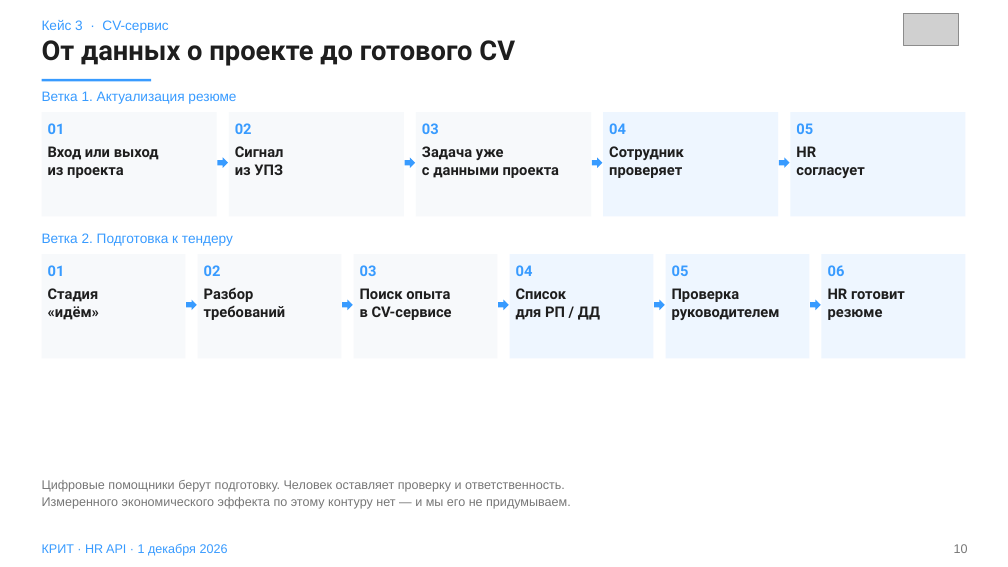
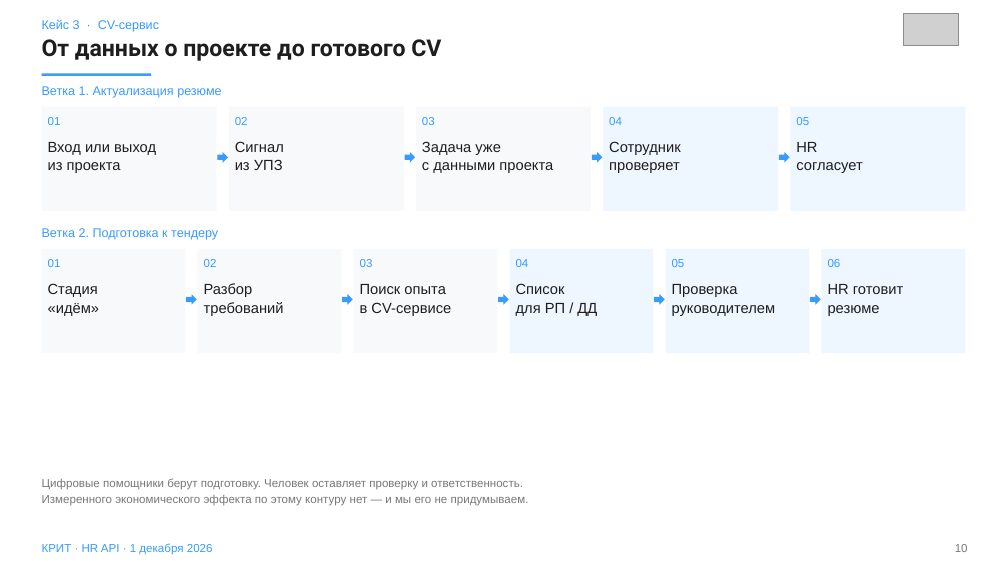
Before and after one commit to Nikisheva/html_krit, a slide deck: slide 10 of HR_API_KRIT_Nikisheva_2026.pptx. Drawn at 1008x567 pixels with LibreOffice and Linux fonts; fonts in the diff are those of the drawing; grey boxes stand for pictures. Boxes give left, top, right and bottom in pixels: in the first picture for what was removed or moved away, otherwise in the second. Text is boxed around its words. In the diff, an @@ line names an element or a change of style, - is before the commit and + after.

```diff
--- a/HR_API_KRIT_Nikisheva_2026.pptx
+++ b/HR_API_KRIT_Nikisheva_2026.pptx
@@ text "От данных о проекте до ..." at (42, 39, 441, 61): size 26 to 22 pt @@
@@ size 13 to 12 pt in 3 elements at (42, 19, 159, 32), (42, 86, 221, 98), (42, 228, 218, 240) @@
@@ size 14 to 11 pt, font Roboto to Arial, bold off in 11 elements at (48, 117, 61, 125), (235, 117, 248, 125), (422, 117, 435, 125), (609, 117, 622, 125), (796, 117, 809, 125), (48, 259, 61, 267), (204, 259, 217, 267), (360, 259, 373, 267), (516, 259, 529, 267), (672, 259, 685, 267), (828, 259, 841, 267) @@
@@ 12 rectangles, 9 right arrows: place and size @@
-12 rectangles, 9 right arrows at (42, 79, 966, 358)
+12 rectangles, 9 right arrows at (42, 73, 966, 353)
@@ font Roboto to Arial, bold off; line spacing 1.02 to 1.05 in 11 elements at (48, 142, 156, 173), (235, 141, 284, 170), (422, 141, 553, 173), (609, 141, 681, 173), (796, 142, 863, 173), (48, 283, 99, 316), (204, 283, 284, 316), (360, 284, 451, 316), (516, 283, 597, 316), (672, 284, 776, 316), (828, 284, 903, 316) @@
@@ size 12 to 11 pt in 3 elements at (42, 543, 213, 555), (955, 544, 968, 552), (42, 478, 529, 506) @@
```
Also in this commit, not shown: 13 other slides changed, 3 other files.
